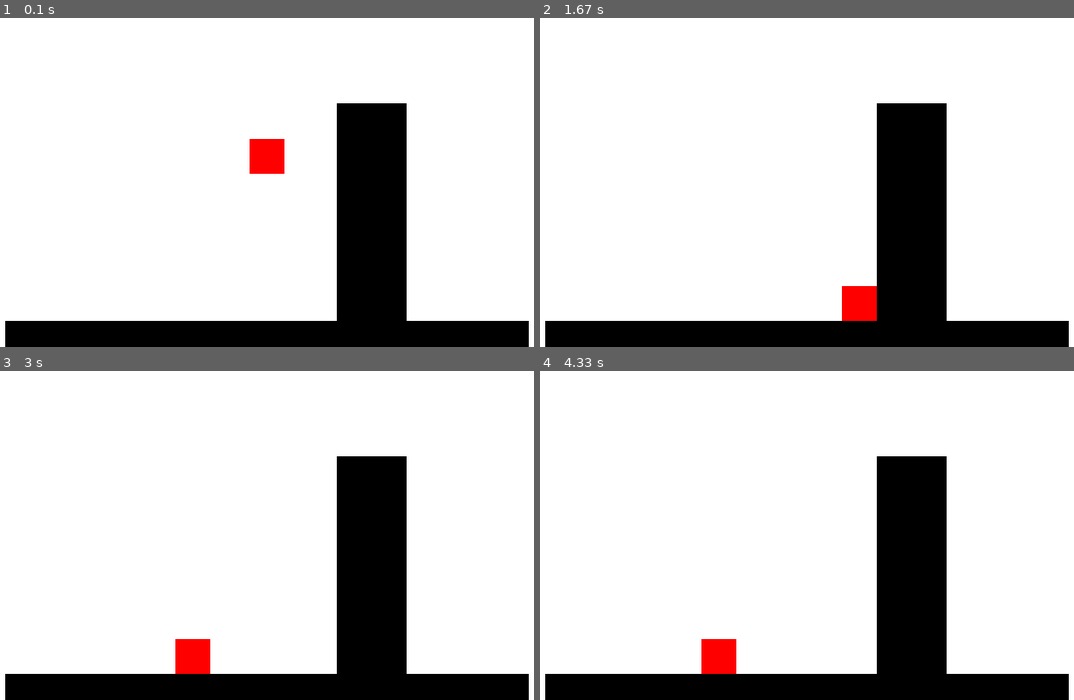
Above: before the commit, frames 1-4 (two rows, left to right).
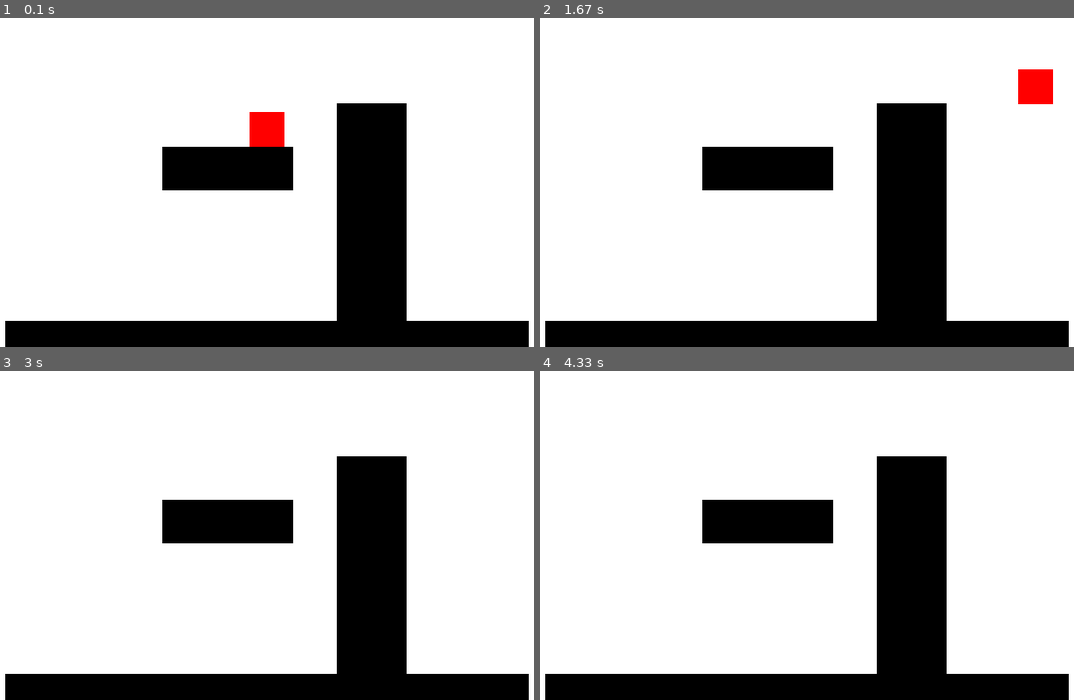
Above: after the commit, the same moments.

Repository: Teedu/Warehouse_Getaway
Game: pygame game, started from Pygame_basic.py
Two runs of this game, one before a commit and one after it. Both use one fixed random seed, a clock stepped at 60 frames per second and the inputs below.
Inputs:
- Up to frame 1 (0.1 s): no input
- Up to frame 2 (1.67 s): hold Space 0.33-0.8 s; hold D 0.33-0.8 s; tap Space at 0.83, 1.23, 1.53 s; hold D 1.17-1.63 s
- Up to frame 3 (3 s): hold W 1.67-1.97 s; tap Space at 1.73, 2.57, 2.87 s; hold A from 2.5 s (still down)
- Up to frame 4 (4.33 s): release A at 3.03 s; hold S 3.07-3.37 s; tap Space at 3.13 s

The runs differ from the first frame. In frame 1, 3.8% of the frame differs, in the area x 30-55%, y 28-53%; in frame 2, 4.6%, in the area x 30-97%, y 15-93%; in frame 3, 3.9%; in frame 4, 3.9%.

Commit message:
Liikumine lõplikult valmis

Diff:
--- a/Pygame_basic.py
+++ b/Pygame_basic.py
@@ -3,23 +3,25 @@
 sw=640
 sh=480
 
+pygame.init()
+
 aken = pygame.display.set_mode([sw,sh])
 
-pygame.init()
-
 class Person:
-    def __init__(self,x,y):
+    def __init__(self,x,y,colour):
         self.x=x
         self.y=y
+        self.colour=colour
         self.vx=0
         self.vy=0
         self.points_bol=[False,False,False,
                          False,False,False,
                          False,False,False]
-        self.move_bol=[False,False,False]
+        self.move_bol=[False,False,False,False,False]
         self.jump1=False
         self.jump2=False
-
+        self.jump_bol=True
+        self.var=0
 
     def draw(self):
         pygame.draw.rect(aken,[255,0,0],[ self.x-20, self.y-20, 40, 40],0)
@@ -39,10 +41,12 @@
             elif self.x+20 in range(s.x, s.x+s.w) and self.y in range(s.y,s.y+s.h):
                 self.points_bol[5]=True
                 self.x =s.x-20
+                self.jump1=True
                 self.jump2=True
             elif self.x-20 in range(s.x, s.x+s.w) and self.y in range(s.y,s.y+s.h):
                 self.points_bol[3]=True
                 self.x =s.x+s.w+19
+                self.jump1=True
                 self.jump2=True
             elif self.x in range(s.x, s.x+s.w) and self.y-20 in range(s.y,s.y+s.h):
                 self.points_bol[1]=True
@@ -62,27 +66,60 @@
         elif self.points_bol[7] == False:
             self.vy +=1
 
+        if (self.move_bol[3]==False and self.move_bol[1]==False) and (self.points_bol[3]==True or self.points_bol[5]==True):
+            self.vy =0
+        elif (self.points_bol[3]==True or self.points_bol[5]==True) and self.move_bol[3]==True:
+            self.vy= 5
+        elif (self.points_bol[3]==True or self.points_bol[5]==True) and self.move_bol[1]==True:
+            self.vy=-5
+
+        if self.points_bol[3]==True and self.move_bol[4]==True and self.jump_bol==True:
+            self.vy=-10
+            self.vx= 5
+            self.jump1 =False
+            self.jump_bol=False
+        elif self.points_bol[5]==True and self.move_bol[4]==True and self.jump_bol==True:
+            self.vy=-10
+            self.vx=-5
+            self.jump1 =False
+            self.jump_bol=False
+
         if self.move_bol[0]==True and self.move_bol[2]==True:
             self.vx =0
         elif self.move_bol[0]==True and self.points_bol[3] != True:
             self.vx=-5
         elif self.move_bol[2]==True and self.points_bol[5] != True:
             self.vx= 5
-        if self.move_bol[1]==True and (self.jump1==True or self.jump2 == True):
+
+        if (self.move_bol[1]==True or self.move_bol[4]==True) and self.jump1==True and not (self.points_bol[3]==True or self.points_bol[5]==True) and self.jump_bol==True:
             self.vy =-10
-            if self.jump1==True:
-                self.jump1=False
-            elif self.jump2==True:
-                self.jump2=False
+            self.jump1=False
+            self.jump_bol=False
+        elif (self.move_bol[1]==True or self.move_bol[4]==True) and self.jump2==True and not (self.points_bol[3]==True or self.points_bol[5]==True) and self.jump_bol==True:
+            self.vy =-10
+            self.jump2=False
+            self.jump_bol=False
+
         if self.move_bol[0]==False and self.move_bol[2]==False and self.points_bol[7]==True:
             self.vx= int(self.vx * 0.75)
-        if self.move_bol[0]==False and self.move_bol[2]==False and self.points_bol[7]!=True:
-            if self.vx >0:
-                self.vx-=1
-            if self.vx <0:
-                self.vx+=1
-        if (self.points_bol[3] == True or self.points_bol[5] == True) and not self.vy < 0:
-            self.vy =0
+##        if self.move_bol[0]==False and self.move_bol[2]==False and self.points_bol[7]==False:
+##            if self.vx >0:
+##                self.vx-=1
+##            if self.vx <0:
+##                self.vx+=1
+
+        if self.move_bol[1]==True:
+            self.var=1
+        elif self.move_bol[4]==True:
+            self.var=2
+
+        if self.var!=0:
+            if self.jump_bol==False and self.move_bol[1]==False and self.var==1:
+                self.jump_bol=True
+                self.var=0
+            if self.jump_bol==False and self.move_bol[4]==False and self.var==2:
+                self.jump_bol=True
+                self.var=0
 
         self.x+=self.vx
         self.y+=self.vy
@@ -95,14 +132,15 @@
         self.h=h
 
     def draw(self):
-        pygame.draw.rect(aken,[0,0,0],[ self.x, self.y, self.w, self.h],0)
+        pygame.draw.rect(aken,[0,0,0], [self.x, self.y, self.w, self.h],0)
 
-player=Person(sw/2,sh/2)
+player=Person(sw/2,sh/2,(225,0,0))
 people=[player]
 
 wall1 =Wall(20,450,600,40)
 wall2 =Wall(400,200,80,500)
-walls =[wall1,wall2]
+wall3 =Wall(200,250,150,50)
+walls =[wall1,wall2,wall3]
 
 töötab=True
 while töötab:
@@ -116,6 +154,10 @@
                 player.move_bol[0]=True
             if e.key == pygame.K_d:
                 player.move_bol[2]=True
+            if e.key == pygame.K_s:
+                player.move_bol[3]=True
+            if e.key == pygame.K_SPACE:
+                player.move_bol[4]=True
         elif e.type == pygame.KEYUP:
             if e.key == pygame.K_w:
                 player.move_bol[1]=False
@@ -123,6 +165,10 @@
                 player.move_bol[0]=False
             if e.key == pygame.K_d:
                 player.move_bol[2]=False
+            if e.key == pygame.K_s:
+                player.move_bol[3]=False
+            if e.key == pygame.K_SPACE:
+                player.move_bol[4]=False
 
     aken.fill([255,255,255])
     for p in people:
@@ -133,6 +179,6 @@
         s.draw()
 
     pygame.display.flip()
-    print(player.jump1, player.jump2)
-    pygame.time.delay(17)
+    print(player.jump1, player.jump2, player.jump_bol)
+    pygame.time.delay(20)
 pygame.quit()
